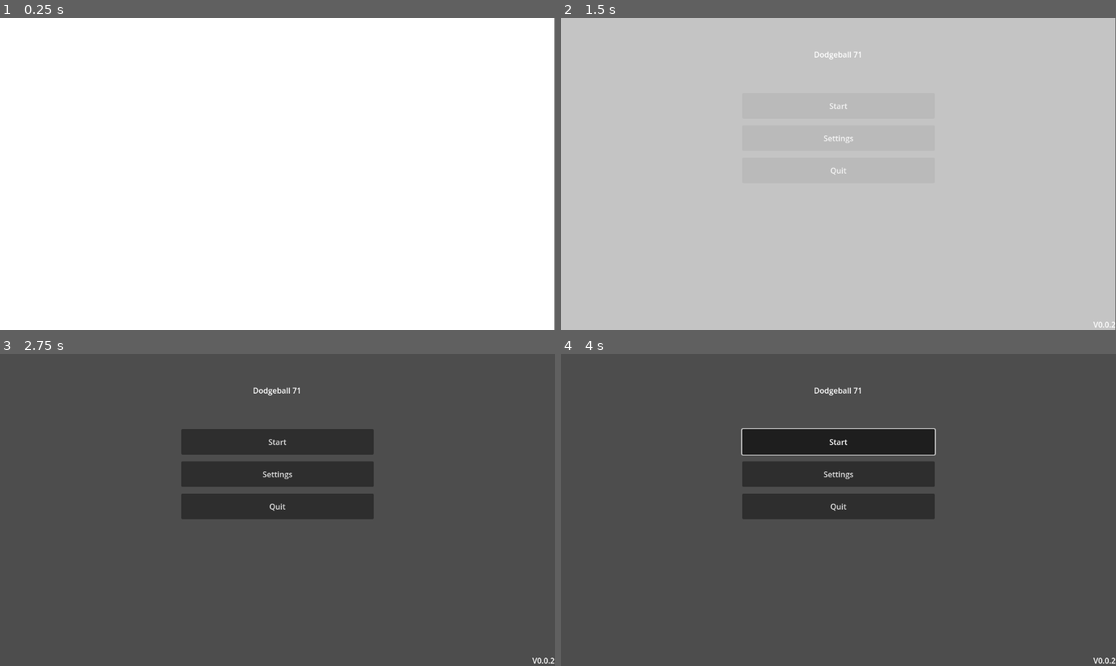
Above: before the commit, frames 1-4 (two rows, left to right).
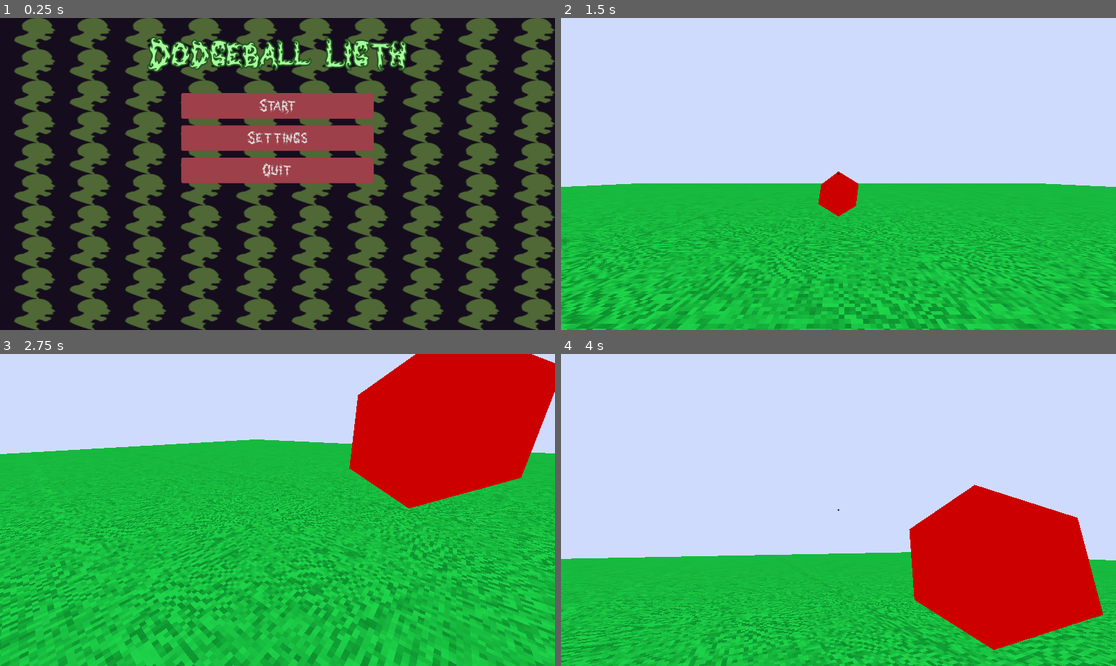
Above: after the commit, the same moments.

Repository: Duarterte/dougeball71_light
Game: Godot game, scene res://miscellaneous/first_boot/intro.tscn
The game is run twice, just before and just after one commit, with the same random seed, the same clock (stepped at 60 frames per second) and the same inputs. Video files are missing from this copy of the repository; at most half a second of black plays in their place.
Inputs (mouse positions are in pixels of both pictures, inside the frame that each line leads up to):
- Up to frame 1 (0.25 s): no input
- Up to frame 2 (1.5 s): click "Start" at 0.5 s; click (838, 105) at 1.25 s, where only the run before the commit has a clickable "Start"
- Up to frame 3 (2.75 s): tap Enter (ui_accept) at 2, 2.27 s; move the mouse to (399, 494) at 2.02 s; press the mouse at (399, 494) at 2.03 s; hold Right (ui_right) from 2.03 s (still down)
- Up to frame 4 (4 s): release Right (ui_right) at 2.75 s; release the mouse at (960, 494) at 2.75 s; drag from (727, 525) to (810, 572) at 2.77 s; move the mouse to (894, 441) at 3.52 s; press the mouse at (894, 441) at 3.53 s; hold Right (ui_right) from 3.53 s (still down)

The runs differ from the first frame. In frame 1, 100% of the frame differs, in the area x 0-100%, y 0-100%; in frame 2, 100%; in frame 3, 100%; in frame 4, 100%.

Commit message:
ui

Diff:
--- a/characters/CenterContainer.gd
+++ b/characters/CenterContainer.gd
@@ -7,5 +7,4 @@
 
 
 func _draw():
-	print($"../..".position.x)
 	draw_circle(Vector2(0,0), 2., Color(0, 0, 0, .8))
--- a/characters/playerScript.gd
+++ b/characters/playerScript.gd
@@ -39,12 +39,7 @@
 		isBallPlaying = true
 		ballInstance = ball.instantiate()
 		get_parent().add_child(ballInstance)
-	if event.is_action_released("Throw"):
-		var currentBall = ballInstance
-		MenuSound.get_child(2).play(0)
-		if is_instance_valid(currentBall): currentBall.apply_central_impulse(-playerCamera.global_transform.basis.z * 12.5)
-		await  get_tree().create_timer(2.).timeout
-		if is_instance_valid(currentBall): currentBall.queue_free()
+
 
 func _physics_process(delta):
 	if lifes < 1:
@@ -54,7 +49,6 @@
 		ballInstance.rotation_degrees = rotation_degrees
 	if Input.is_action_just_released("Throw"):
 		var currentBall = ballInstance
-		print(currentBall.get_child(0).get_aabb().size*.5)
 		if is_instance_valid(currentBall): currentBall.global_position = playerCamera.global_position
 		if is_instance_valid(currentBall): currentBall.rotation_degrees = playerCamera.rotation_degrees
 		MenuSound.get_child(2).play(0)
--- a/logic/data/SGlobal.gd
+++ b/logic/data/SGlobal.gd
@@ -1,7 +1,7 @@
 extends Control
 
-var gameName: String = "Dodgeball 71"
-var version: String  = "V0.0.2"
+var gameName: String = "Dodgeball Ligth"
+var version: String  = ""
 var firstBoot: bool  = true
 var config: Array[bool]
 var configValues: Dictionary
--- /dev/null
+++ b/logic/ui/MainMenu.gdshader
@@ -0,0 +1,18 @@
+shader_type canvas_item;
+uniform sampler2D zombyTexture: repeat_enable;
+void vertex() {
+	// Called for every vertex the material is visible on.
+}
+
+void fragment() {
+	vec2 uv = UV*10. + vec2(TIME*-.5, 0);
+	vec4 zmb = texture(zombyTexture, uv);
+	//COLOR = vec4(1, 1, 1, .3)-zmb;
+	vec3 cl = vec3(.31, .41, .21);
+	COLOR = vec4((vec3(1)-zmb.rgb)*cl,zmb.a);
+}
+
+//void light() {
+	// Called for every pixel for every light affecting the material.
+	// Uncomment to replace the default light processing function with this one.
+//}
--- /dev/null
+++ b/logic/ui/MainMenu.tres
@@ -0,0 +1,34 @@
+[gd_resource type="Theme" load_steps=5 format=3 uid="uid://dvird718wefmo"]
+
+[ext_resource type="FontFile" uid="uid://dlngmfjrflmkl" path="res://logic/ui/DarkGardenMK.ttf" id="1_vlm0s"]
+
+[sub_resource type="StyleBoxFlat" id="StyleBoxFlat_fc2f0"]
+bg_color = Color(0.643319, 1, 0.61411, 1)
+corner_radius_top_left = 4
+corner_radius_top_right = 4
+corner_radius_bottom_right = 4
+corner_radius_bottom_left = 4
+
+[sub_resource type="StyleBoxFlat" id="StyleBoxFlat_f413x"]
+bg_color = Color(0.615686, 0.25098, 0.290196, 1)
+corner_radius_top_left = 4
+corner_radius_top_right = 4
+corner_radius_bottom_right = 4
+corner_radius_bottom_left = 4
+
+[sub_resource type="StyleBoxFlat" id="StyleBoxFlat_dp85u"]
+bg_color = Color(0.0848262, 0.0522429, 0.113818, 1)
+
+[resource]
+/fonts/mainFont = ExtResource("1_vlm0s")
+Button/colors/font_hover_color = Color(0.0848262, 0.0522429, 0.113818, 1)
+Button/font_sizes/font_size = 28
+Button/fonts/font = ExtResource("1_vlm0s")
+Button/styles/hover = SubResource("StyleBoxFlat_fc2f0")
+Button/styles/normal = SubResource("StyleBoxFlat_f413x")
+Label/colors/font_color = Color(0.643319, 1, 0.61411, 1)
+Label/colors/font_outline_color = Color(0.140533, 0.34, 0.1224, 1)
+Label/constants/outline_size = 12
+Label/font_sizes/font_size = 64
+Label/fonts/font = ExtResource("1_vlm0s")
+Panel/styles/panel = SubResource("StyleBoxFlat_dp85u")
--- a/logic/ui/MainMenu.tscn
+++ b/logic/ui/MainMenu.tscn
@@ -1,7 +1,14 @@
-[gd_scene load_steps=6 format=3 uid="uid://nhx6nh0hpm76"]
+[gd_scene load_steps=10 format=3 uid="uid://nhx6nh0hpm76"]
 
+[ext_resource type="Theme" uid="uid://dvird718wefmo" path="res://logic/ui/MainMenu.tres" id="1_1ifpy"]
 [ext_resource type="Script" path="res://logic/ui/MainMenu.gd" id="1_5d2fq"]
 [ext_resource type="PackedScene" uid="uid://f41wub5py1t5" path="res://logic/ui/sound/menuSound.tscn" id="2_hqdf7"]
+[ext_resource type="Shader" path="res://logic/ui/MainMenu.gdshader" id="3_syaso"]
+[ext_resource type="Texture2D" uid="uid://c8fnpauo30aoq" path="res://logic/ui/zmbMask.png" id="4_lq6pt"]
+
+[sub_resource type="ShaderMaterial" id="ShaderMaterial_uwyu2"]
+shader = ExtResource("3_syaso")
+shader_parameter/zombyTexture = ExtResource("4_lq6pt")
 
 [sub_resource type="Animation" id="Animation_bd8vy"]
 length = 0.001
@@ -48,7 +55,25 @@
 anchor_bottom = 1.0
 grow_horizontal = 2
 grow_vertical = 2
+theme = ExtResource("1_1ifpy")
 script = ExtResource("1_5d2fq")
+
+[node name="Panel" type="Panel" parent="."]
+layout_mode = 1
+anchors_preset = 15
+anchor_right = 1.0
+anchor_bottom = 1.0
+grow_horizontal = 2
+grow_vertical = 2
+
+[node name="ColorRect" type="ColorRect" parent="Panel"]
+material = SubResource("ShaderMaterial_uwyu2")
+layout_mode = 1
+anchors_preset = 15
+anchor_right = 1.0
+anchor_bottom = 1.0
+grow_horizontal = 2
+grow_vertical = 2
 
 [node name="MenuSound" parent="." instance=ExtResource("2_hqdf7")]
 
@@ -128,6 +153,7 @@
 grow_vertical = 0
 
 [node name="SceneEntryCurtain" type="ColorRect" parent="."]
+visible = false
 layout_mode = 1
 anchors_preset = -1
 anchor_right = 0.999
--- a/project.godot
+++ b/project.godot
@@ -26,6 +26,8 @@
 [display]
 
 window/vsync/vsync_mode=2
+mouse_cursor/custom_image="res://logic/ui/cursorsmall.png"
+mouse_cursor/custom_image_hotspot=Vector2(12, 9)
 
 [editor_plugins]
 
Binary file added: logic/ui/DarkGardenMK.ttf
Not shown, added: logic/ui/DarkGardenMK.ttf.import
Binary file added: logic/ui/cursorone.png
Not shown, added: logic/ui/cursorone.png.import
Binary file added: logic/ui/cursorsmall.png
Not shown, added: logic/ui/cursorsmall.png.import
Binary file added: logic/ui/zmbMask.png
Not shown, added: logic/ui/zmbMask.png.import
